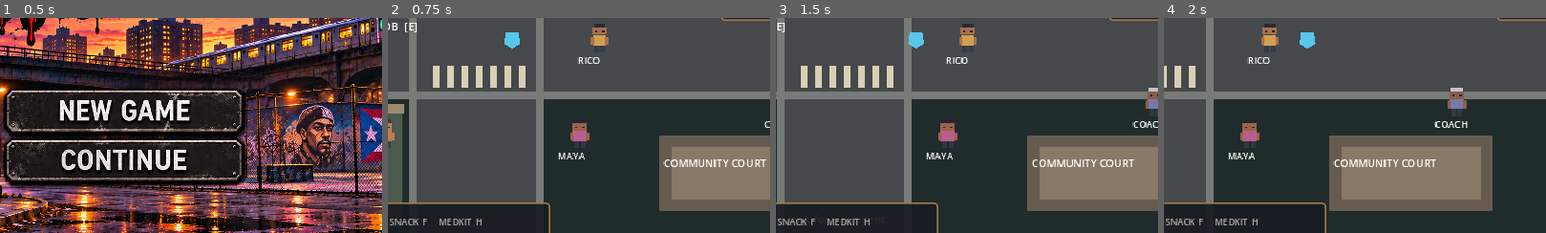
Above: before the commit, frames 1-4 (left to right).
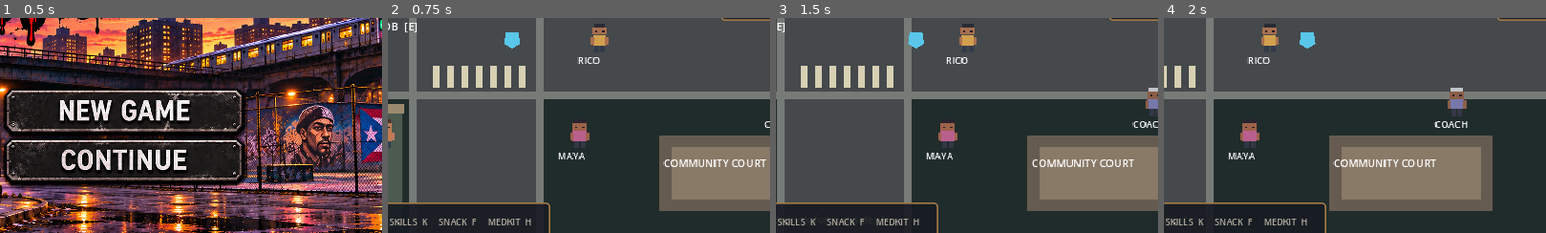
Above: after the commit, the same moments.

Repository: mtecfix/Street-life
Game: Godot game, scene res://scenes/boot/Main.tscn
Two runs of this game, one before a commit and one after it. Both use one fixed random seed, a clock stepped at 60 frames per second and the inputs below.
Inputs (mouse positions are % of the whole screen's width and height, from its top left):
- Up to frame 1 (0.5 s): no input
- Up to frame 2 (0.75 s): click (48, 67) at 0.5 s
- Up to frame 3 (1.5 s): tap E (interact) at 1.25 s; hold D (move_right) from 1.28 s (still down); tap K at 1.35 s
- Up to frame 4 (2 s): keep holding D (move_right); tap Space at 1.52 s
The pictures show only the part of the screen within x 34-84%, y 45-95%; the shares and areas given below are measured in that part.

Frame 1 is identical in both runs. In frame 2, 0.6% of the frame differs, in the area x 2-38%, y 93-97%; in frame 3, 0.5%; in frame 4, 0.6%.
Error after the commit: Parse Error: Cannot infer the type of "owned" variable because the value doesn't have a set type. (res://scripts/ui/combat_skill_tree_ui.gd:136)

Commit message:
Expose combat skill tree menu from HUD

Diff:
--- a/game/scripts/ui/game_hud.gd
+++ b/game/scripts/ui/game_hud.gd
@@ -29,9 +29,13 @@
 var _clock_label: Label
 var _map: Control
 var _last_snapshot := ""
+var _combat_skill_ui: Control
 
 func _ready() -> void:
     _build_interface()
+    var skill_ui_script = preload("res://scripts/ui/combat_skill_tree_ui.gd")
+    _combat_skill_ui = skill_ui_script.new()
+    add_child(_combat_skill_ui)
     _refresh()
     # Event-driven refreshes make state changes appear immediately. A light
     # process refresh remains as a safety net for time and movement updates.
@@ -78,7 +82,7 @@
     # bindings remain unchanged.
     var controls := _panel(Vector2(18, 474), Vector2(510, 48))
     var control_label := _label(controls, Vector2(12, 7), Vector2(486, 34), 11, TEXT_MUTED)
-    control_label.text = "MOVE  WASD / ARROWS     INTERACT  E     INVENTORY  I     SNACK  F     MEDKIT  H"
+    control_label.text = "MOVE  WASD / ARROWS     INTERACT  E     INVENTORY  I     SKILLS  K     SNACK  F     MEDKIT  H"
 
 func _panel(at: Vector2, dimensions: Vector2) -> PanelContainer:
     var panel := PanelContainer.new()
@@ -174,3 +178,10 @@
 
 func _on_event_completed(_event_id: String, _day: int) -> void:
     _refresh()
+
+
+func _unhandled_input(event: InputEvent) -> void:
+    if event is InputEventKey and event.pressed and not event.echo and event.keycode == KEY_K:
+        if is_instance_valid(_combat_skill_ui):
+            _combat_skill_ui.toggle()
+            get_viewport().set_input_as_handled()
